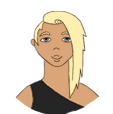
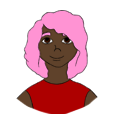
Layers edited between the first and the second 113 x 114 image:
removed layer "Layer 12" over [left=15, top=11, right=100, bottom=114]
added layer "Layer 18" above "Layer 16" over [left=16, top=10, right=98, bottom=114]
